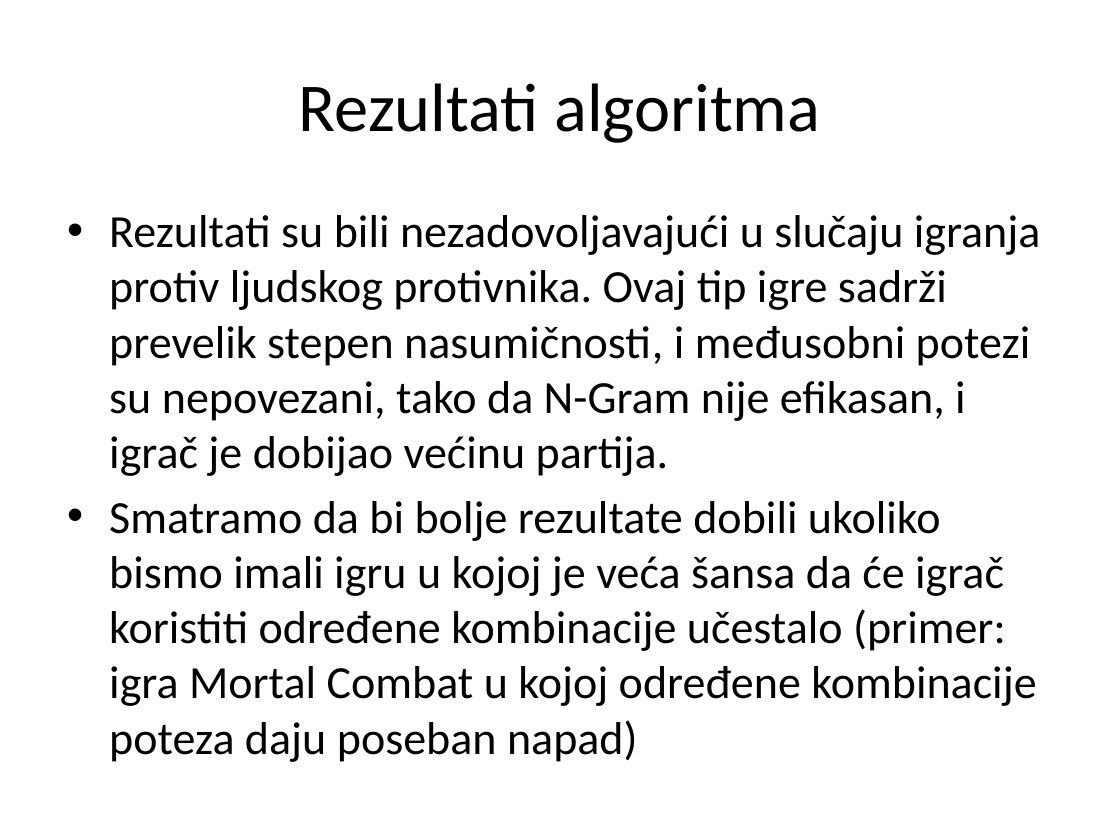
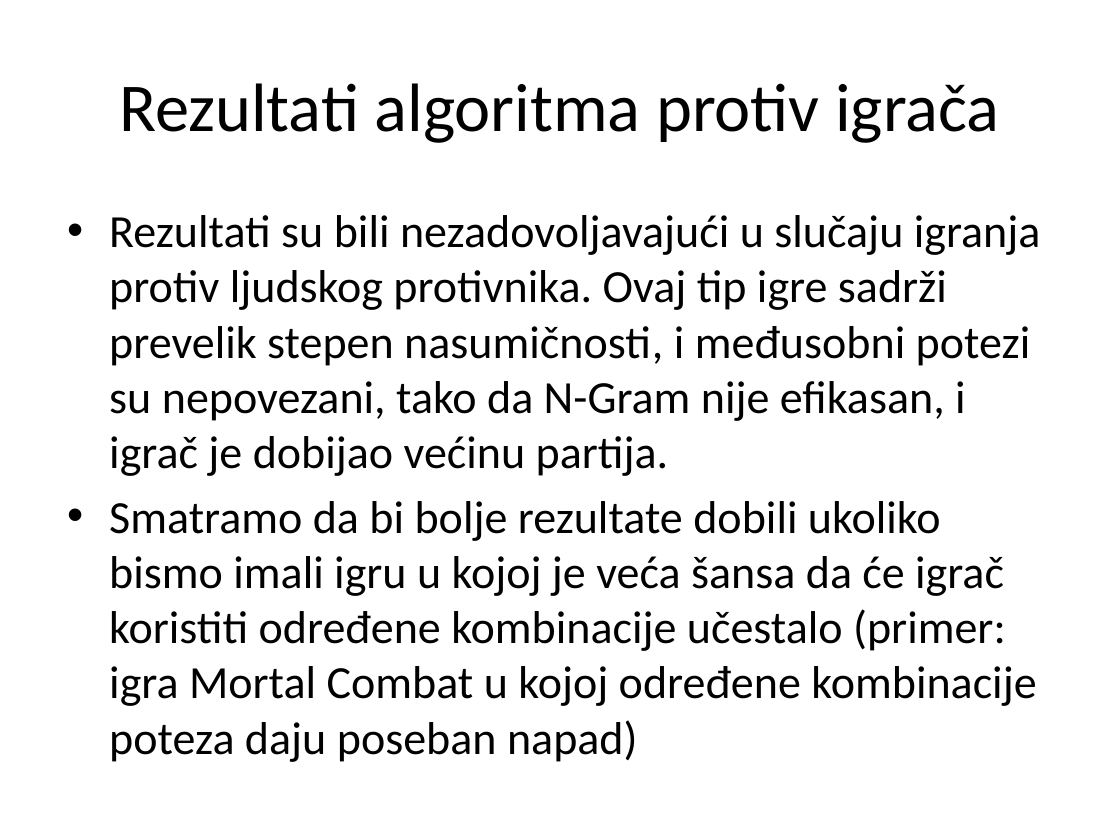
Before and after one commit to AndrejMiletic/SC2015-2016, a slide deck: slide 21 of AI in games.pptx. Drawn at 1120x840 pixels with LibreOffice and Linux fonts; fonts in the diff are those of the drawing. Boxes give left, top, right and bottom in pixels: in the first picture for what was removed or moved away, otherwise in the second. Text is boxed around its words. In the diff, an @@ line names an element or a change of style, - is before the commit and + after.

```diff
--- a/AI in games.pptx
+++ b/AI in games.pptx
@@ title at (119, 83, 999, 143): text changed @@
-Rezultati algoritma
+Rezultati algoritma protiv igrača
```
Also in this commit, not shown: 1 other slide changed, 5 slides added, 7 other files.
